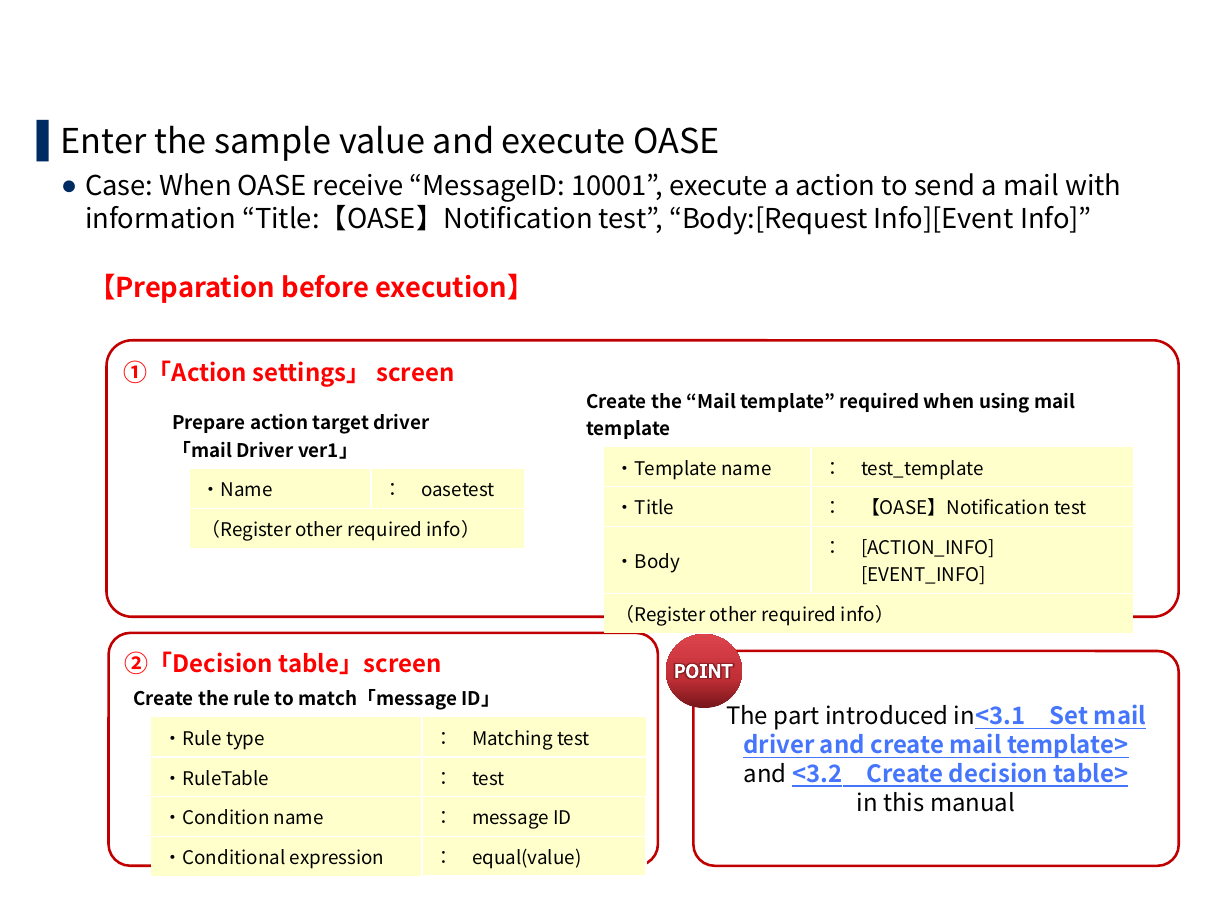
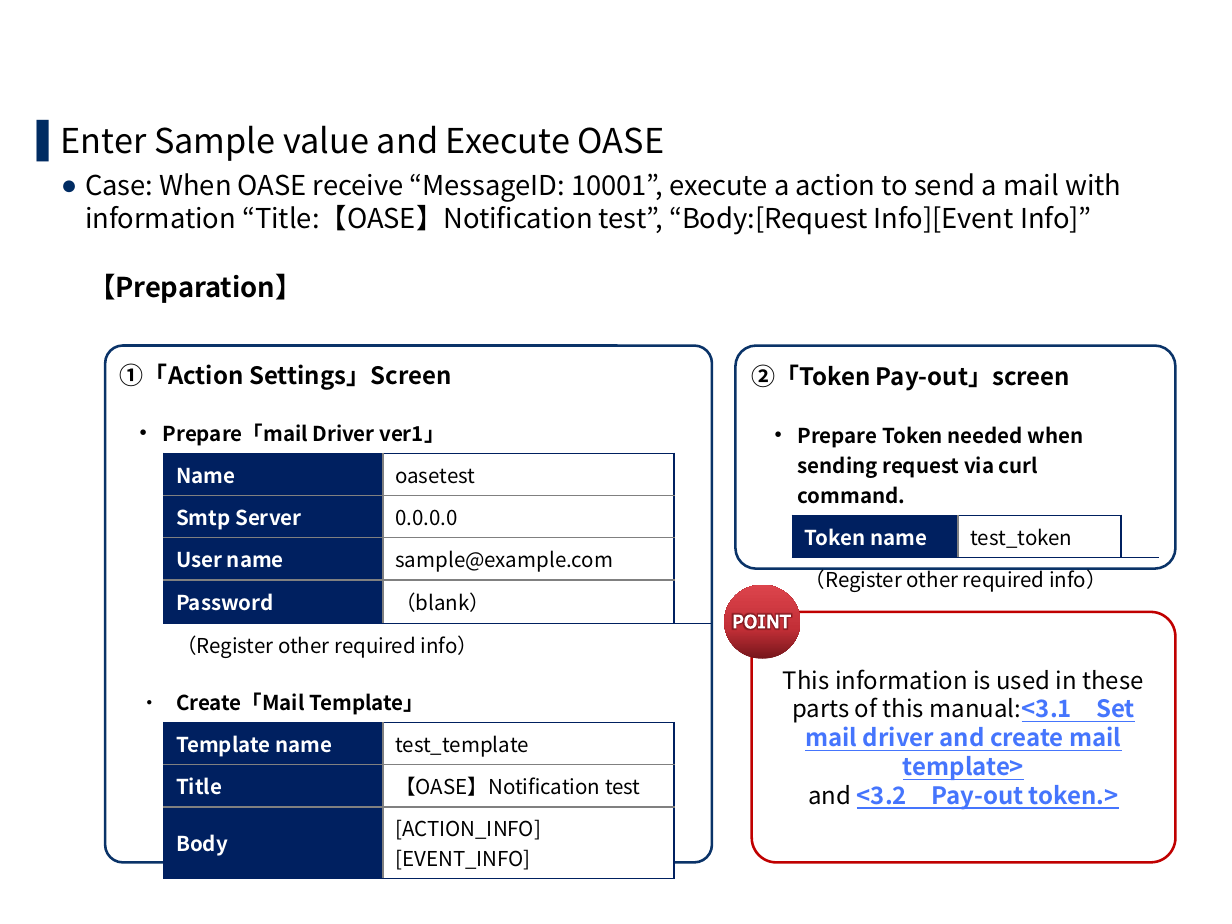
Before and after one commit to exastro-suite/oase-docs, a slide deck: slide 36 of asset/Learn/OASE-quickstart.pptx (slide 30 before the commit). Drawn at 1232x924 pixels with LibreOffice and Linux fonts; fonts in the diff are those of the drawing; background and template pictures are left out. Boxes give left, top, right and bottom in pixels: in the first picture for what was removed or moved away, otherwise in the second. Text is boxed around its words. In the diff, an @@ line names an element or a change of style, - is before the commit and + after.

```diff
--- a/asset/Learn/OASE-quickstart.pptx
+++ b/asset/Learn/OASE-quickstart.pptx
@@ text at box(61, 125, 664, 161): text changed @@
-▌ Enter the sample value and execute OASE
+▌ Enter Sample value and Execute OASE
@@ text at box(88, 273, 303, 303): text changed; text colour #FF0000 to #000000 @@
-  【Preparation before execution】
+  【Preparation】
@@ rounded rectangle "①「Action Settings」Screen": place and size @@
-rounded rectangle "①「Action Settings」Screen" at box(107, 340, 1179, 616)
+rounded rectangle "①「Action Settings」Screen" at box(105, 345, 712, 862)
@@ rounded rectangle "①「Action Settings」Screen" at box(105, 345, 712, 862): outline #C00000 1.5 pt to #0A3368 1.5 pt; proportions changed @@
@@ rounded rectangle "②「Token Pay-out」screen": place and size @@
-rounded rectangle "②「Token Pay-out」screen" at box(108, 633, 658, 866)
+rounded rectangle "②「Token Pay-out」screen" at box(736, 345, 1175, 568)
@@ rounded rectangle "②「Token Pay-out」screen" at box(736, 345, 1175, 568): outline #C00000 1.5 pt to #0A3368 1.5 pt @@
@@ text in rounded rectangle at box(120, 363, 451, 390): text changed; text colour #FF0000 to #000000 @@
-①「Action settings」 screen
+①「Action Settings」Screen
@@ table removed at box(574, 379, 1132, 630), 5 rows, 3 columns @@
-Create the “Mail template” required when using mail template |  | 
- | ・Template name | ： test_template
- | ・Title | ： 【OASE】Notification test
- | ・Body | ： [ACTION_INFO] / [EVENT_INFO]
- | （Register other required info） | 
@@ text in rounded rectangle at box(751, 364, 1070, 391): text changed; text colour #FF0000 to #000000 @@
-②「Decision table」screen
+②「Token Pay-out」screen
@@ table added at box(127, 411, 711, 874), 11 rows, 4 columns @@
+Prepare「mail Driver ver1」 |  |  | 
+ | Name | oasetest | 
+ | Smtp Server | 0.0.0.0 | 
+ | User name | sample@example.com | 
+ | Password | （blank） | 
+ | （Register other required info） |  | 
+ |  |  | 
+・ | Create「Mail Template」 |  | 
+ | Template name | test_template | 
+ | Title | 【OASE】Notification test | 
+ | Body | [ACTION_INFO] / [EVENT_INFO] | 
@@ table removed at box(160, 402, 522, 564), 4 rows, 3 columns @@
-Prepare action target driver / 「mail Driver ver1」 |  | 
- | ・Name | ： oasetest
- | （Register other required info） | 
- |  | 
@@ table added at box(763, 414, 1161, 596), 3 rows, 4 columns @@
+Prepare Token needed when sending request via curl command. |  |  | 
+ | Token name | test_token | 
+ | （Register other required info） |  | 
@@ ellipse: place and size @@
-ellipse at box(665, 634, 742, 708)
+ellipse at box(724, 585, 801, 659)
@@ freeform shape: place and size @@
-freeform shape at box(675, 664, 732, 679)
+freeform shape at box(733, 615, 790, 630)
@@ rounded rectangle "This information is used in ...": place and size @@
-rounded rectangle "This information is used in ..." at box(694, 650, 1179, 865)
+rounded rectangle "This information is used in ..." at box(752, 612, 1175, 862)
@@ table removed at box(121, 678, 646, 873), 5 rows, 3 columns @@
-Create the rule to match「message ID」 |  | 
- | ・Rule type | ： Matching test
- | ・RuleTable | ： test
- | ・Condition name | ： message ID
- | ・Conditional expression | ： equal(value)
@@ text in rounded rectangle at box(783, 669, 1143, 810): text changed @@
-The part introduced in<3.1 Set mail driver and create mail template>
-and <3.2 Create decision table>
-in this manual
+This information is used in these parts of this manual:<3.1 Set mail driver and create mail template>
+and <3.2 Pay-out token.>
```
Also in this commit, not shown: 25 other slides changed, 8 slides added, 1 slide removed, 1 other file.
